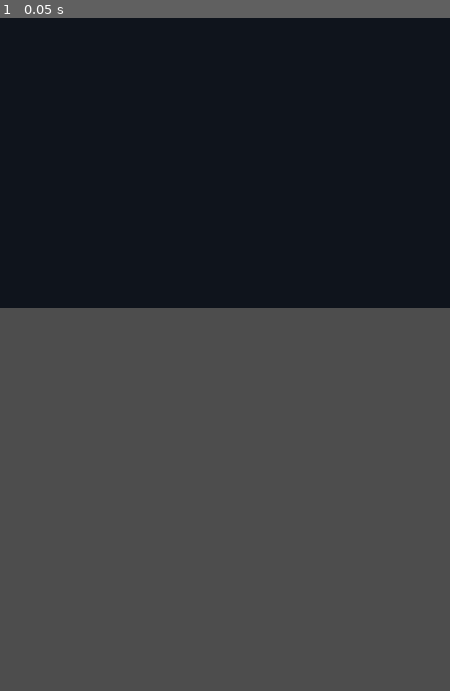
Above: before the commit, frame 1.
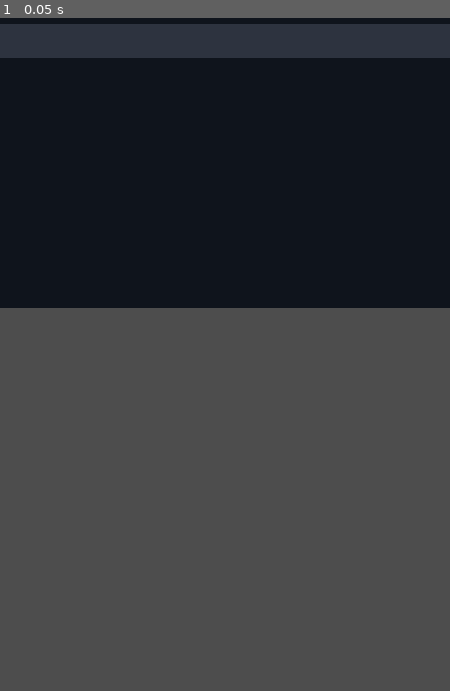
Above: after the commit, the same moment.

Repository: azxgood0-cyber/godot-roguelike-action
Game: Godot game, scene res://scenes/MainMobile.tscn
Two runs of this game, one before a commit and one after it. Both use one fixed random seed, a clock stepped at 60 frames per second and the inputs below.
Inputs:
- Up to frame 1 (0.05 s): no input

The runs differ from the first frame. In frame 1, 5.1% of the frame differs, in the area x 0-100%, y 0-6%.

Commit message:
Fix visible game objects by using Polygon2D instead of Sprite2D and add mobile controls.

Diff:
--- a/scenes/Enemy.tscn
+++ b/scenes/Enemy.tscn
@@ -15,9 +15,8 @@
 gravity = 1200.0
 jump_force = 400.0
 
-[node name="Sprite2D" type="Sprite2D" parent="."]
-modulate = Color(1, 0.4, 0.4, 1)
-scale = Vector2(20, 20)
+[node name="Body" type="Polygon2D" parent="."]
+polygon = PackedVector2Array(-10, -10, 10, -10, 10, 10, -10, 10)
 color = Color(1, 0.4, 0.4, 1)
 
 [node name="CollisionShape2D" type="CollisionShape2D" parent="."]
--- a/scenes/MainMobile.tscn
+++ b/scenes/MainMobile.tscn
@@ -26,8 +26,8 @@
 [node name="CollisionShape2D" type="CollisionShape2D" parent="Ground"]
 shape = SubResource("RectangleShape2D_1")
 
-[node name="Sprite2D" type="Sprite2D" parent="Ground"]
-scale = Vector2(2000, 40)
+[node name="Body" type="Polygon2D" parent="Ground"]
+polygon = PackedVector2Array(-1000, 0, 1000, 0, 1000, 40, -1000, 40)
 color = Color(0.18, 0.2, 0.25, 1)
 
 [node name="LeftWall" type="StaticBody2D" parent="."]
--- a/scenes/Player.tscn
+++ b/scenes/Player.tscn
@@ -15,10 +15,8 @@
 gravity = 1200.0
 jump_force = 520.0
 
-[node name="Sprite2D" type="Sprite2D" parent="."]
-modulate = Color(0.35, 0.8, 1, 1)
-position = Vector2(0, -2)
-scale = Vector2(20, 30)
+[node name="Body" type="Polygon2D" parent="."]
+polygon = PackedVector2Array(-10, -15, 10, -15, 10, 15, -10, 15)
 color = Color(0.35, 0.8, 1, 1)
 
 [node name="CollisionShape2D" type="CollisionShape2D" parent="."]
--- a/scripts/core/GameMobile.gd
+++ b/scripts/core/GameMobile.gd
@@ -8,9 +8,9 @@
 
 func _ready() -> void:
     player = spawn_player()
-    spawn_enemy(Vector2(0, -100))
-    spawn_enemy(Vector2(200, -100))
-    spawn_enemy(Vector2(400, -100))
+    spawn_enemy(Vector2(160, -80))
+    spawn_enemy(Vector2(320, -80))
+    spawn_enemy(Vector2(500, -80))
     setup_camera()
     setup_mobile_ui()
 
@@ -30,7 +30,7 @@
     camera.enabled = true
     camera.position_smoothing_enabled = true
     camera.position_smoothing_speed = 7.0
-    camera.zoom = Vector2(1.2, 1.2)
+    camera.zoom = Vector2(1.0, 1.0)
     add_child(camera)
     camera.make_current()
 
--- a/scripts/entities/Player.gd
+++ b/scripts/entities/Player.gd
@@ -28,7 +28,13 @@
         velocity.y = 0.0
 
 func handle_input() -> void:
-    input_dir = Input.get_axis("move_left", "move_right")
+    if Input.is_action_pressed("move_left"):
+        input_dir = -1.0
+    elif Input.is_action_pressed("move_right"):
+        input_dir = 1.0
+    else:
+        input_dir = 0.0
+
     if input_dir != 0.0:
         facing = sign(input_dir)
 
@@ -65,11 +71,9 @@
     is_dashing = true
     dash_timer = dash_duration
     velocity.x = facing * dash_speed
-    EventBus.emit_ability_cast("dash")
 
 func perform_attack() -> void:
     attack_cooldown = 0.32
-
     var enemies = get_tree().get_nodes_in_group("enemy")
     for enemy in enemies:
         if not is_instance_valid(enemy):
@@ -83,7 +87,6 @@
     if energy < 25.0:
         return
     energy -= 25.0
-
     var enemies = get_tree().get_nodes_in_group("enemy")
     for enemy in enemies:
         if not is_instance_valid(enemy):
@@ -92,13 +95,10 @@
         if distance <= 120.0:
             enemy.apply_damage(30.0, Vector2(facing * 340.0, -210.0))
 
-    EventBus.emit_ability_cast("slash_wave")
-
 func use_ability_2() -> void:
     if energy < 35.0:
         return
     energy -= 35.0
-
     var enemies = get_tree().get_nodes_in_group("enemy")
     for enemy in enemies:
         if not is_instance_valid(enemy):
@@ -106,5 +106,3 @@
         var distance := global_position.distance_to(enemy.global_position)
         if distance <= 160.0:
             enemy.apply_damage(26.0, Vector2(facing * 260.0, -180.0))
-
-    EventBus.emit_ability_cast("burst")
--- a/scripts/ui/MobileControls.gd
+++ b/scripts/ui/MobileControls.gd
@@ -1,69 +1,31 @@
 extends CanvasLayer
-class_name MobileControls
 
 var button_size = 60
-var spacing = 10
-var bottom_margin = 20
-var button_style: StyleBox
+var spacing = 12
 
 func _ready() -> void:
-    # Background panel
-    var bg = Panel.new()
-    bg.custom_minimum_size = Vector2(get_viewport().get_visible_rect().size.x, 200)
-    bg.anchor_left = 0.0
-    bg.anchor_top = 1.0
-    bg.anchor_right = 1.0
-    bg.anchor_bottom = 1.0
-    bg.offset_top = -200
-    add_child(bg)
+    var screen_w = get_viewport().get_visible_rect().size.x
+    var screen_h = get_viewport().get_visible_rect().size.y
 
-    # Stylebox untuk tombol
-    button_style = StyleBoxFlat.new()
-    button_style.set_bg_color(Color(0.3, 0.3, 0.3, 0.9))
-    button_style.set_border_enabled_all(true)
-    button_style.set_border_color_all(Color(0.8, 0.8, 0.8, 1.0))
-
-    # Left side: Movement controls
-    create_movement_buttons()
-
-    # Right side: Action buttons
-    create_action_buttons()
-
-func create_movement_buttons() -> void:
-    var start_y = get_viewport().get_visible_rect().size.y - 180
-    var start_x = 10
-
-    # Left button
-    var left_btn = create_button("◀", start_x, start_y, "move_left")
+    var left_btn = create_button("◀", 15, screen_h - 110, "move_left")
     add_child(left_btn)
 
-    # Right button
-    var right_btn = create_button("▶", start_x + button_size + spacing, start_y, "move_right")
+    var right_btn = create_button("▶", 90, screen_h - 110, "move_right")
     add_child(right_btn)
 
-    # Jump button
-    var jump_btn = create_button("↑", start_x, start_y - button_size - spacing, "jump")
+    var jump_btn = create_button("↑", 165, screen_h - 180, "jump")
     add_child(jump_btn)
 
-func create_action_buttons() -> void:
-    var start_y = get_viewport().get_visible_rect().size.y - 180
-    var start_x = get_viewport().get_visible_rect().size.x - button_size - 10
-
-    # Attack button (largest, right side)
-    var attack_btn = create_button("⚔", start_x, start_y, "attack")
-    attack_btn.custom_minimum_size = Vector2(button_size + 10, button_size + 10)
+    var attack_btn = create_button("⚔", screen_w - 80, screen_h - 110, "attack")
     add_child(attack_btn)
 
-    # Dash button
-    var dash_btn = create_button("⚡", start_x - button_size - spacing, start_y, "dash")
+    var dash_btn = create_button("⚡", screen_w - 150, screen_h - 110, "dash")
     add_child(dash_btn)
 
-    # Ability 1 button
-    var ability1_btn = create_button("Q", start_x, start_y - button_size - spacing, "ability_1")
+    var ability1_btn = create_button("Q", screen_w - 80, screen_h - 180, "ability_1")
     add_child(ability1_btn)
 
-    # Ability 2 button
-    var ability2_btn = create_button("E", start_x - button_size - spacing, start_y - button_size - spacing, "ability_2")
+    var ability2_btn = create_button("E", screen_w - 150, screen_h - 180, "ability_2")
     add_child(ability2_btn)
 
 func create_button(text: String, x: float, y: float, action: String) -> Button:
@@ -71,15 +33,7 @@
     btn.text = text
     btn.position = Vector2(x, y)
     btn.custom_minimum_size = Vector2(button_size, button_size)
-    btn.add_theme_font_size_override("font_size", 24)
-
-    # Handle hold/press untuk movement
-    if action in ["move_left", "move_right", "jump"]:
-        btn.pressed.connect(func(): Input.action_press(action))
-        btn.released.connect(func(): Input.action_release(action))
-    else:
-        # Single press untuk action
-        btn.pressed.connect(func(): Input.action_press(action))
-        btn.released.connect(func(): Input.action_release(action))
-
+    btn.add_theme_font_size_override("font_size", 20)
+    btn.pressed.connect(func(): Input.action_press(action))
+    btn.released.connect(func(): Input.action_release(action))
     return btn
